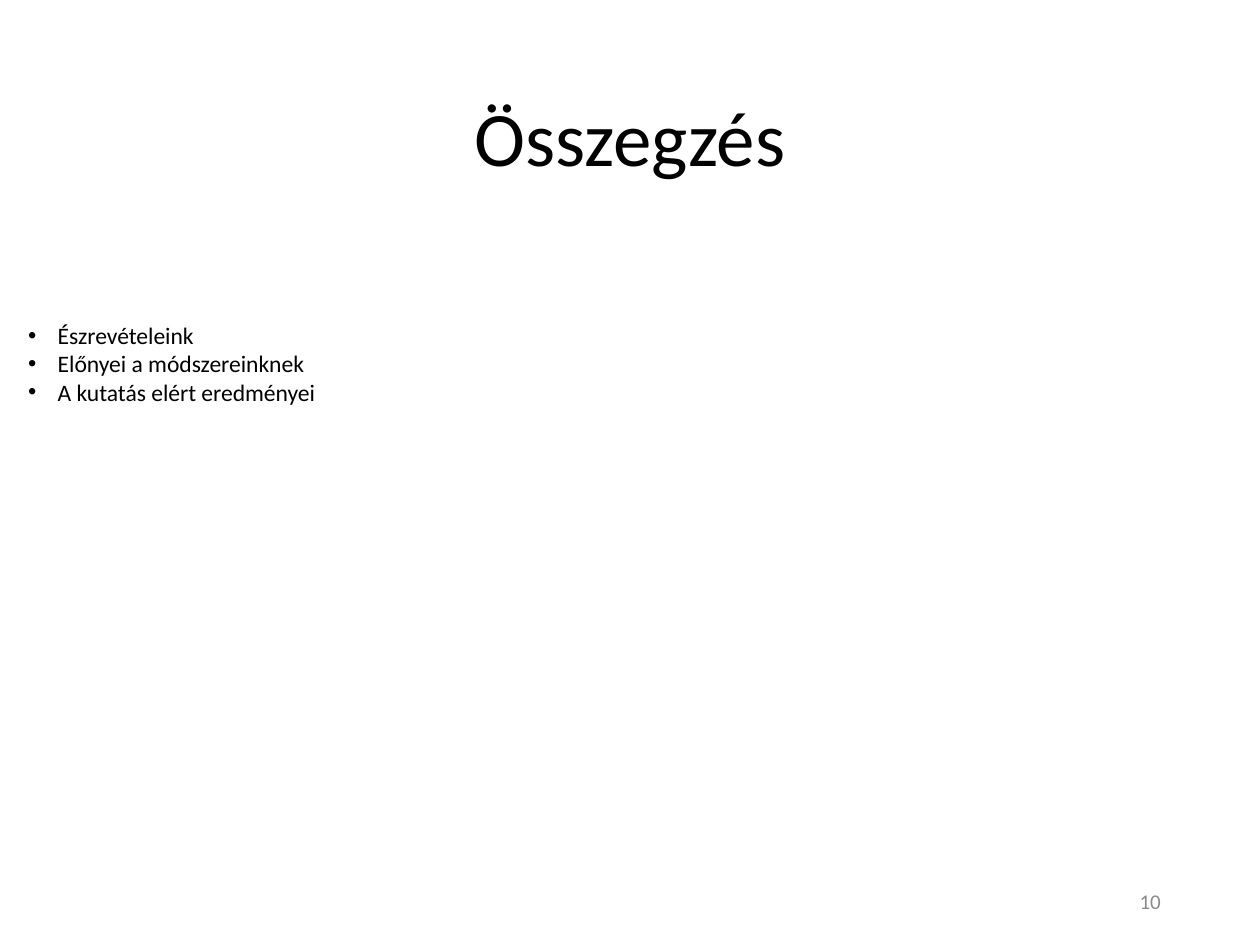
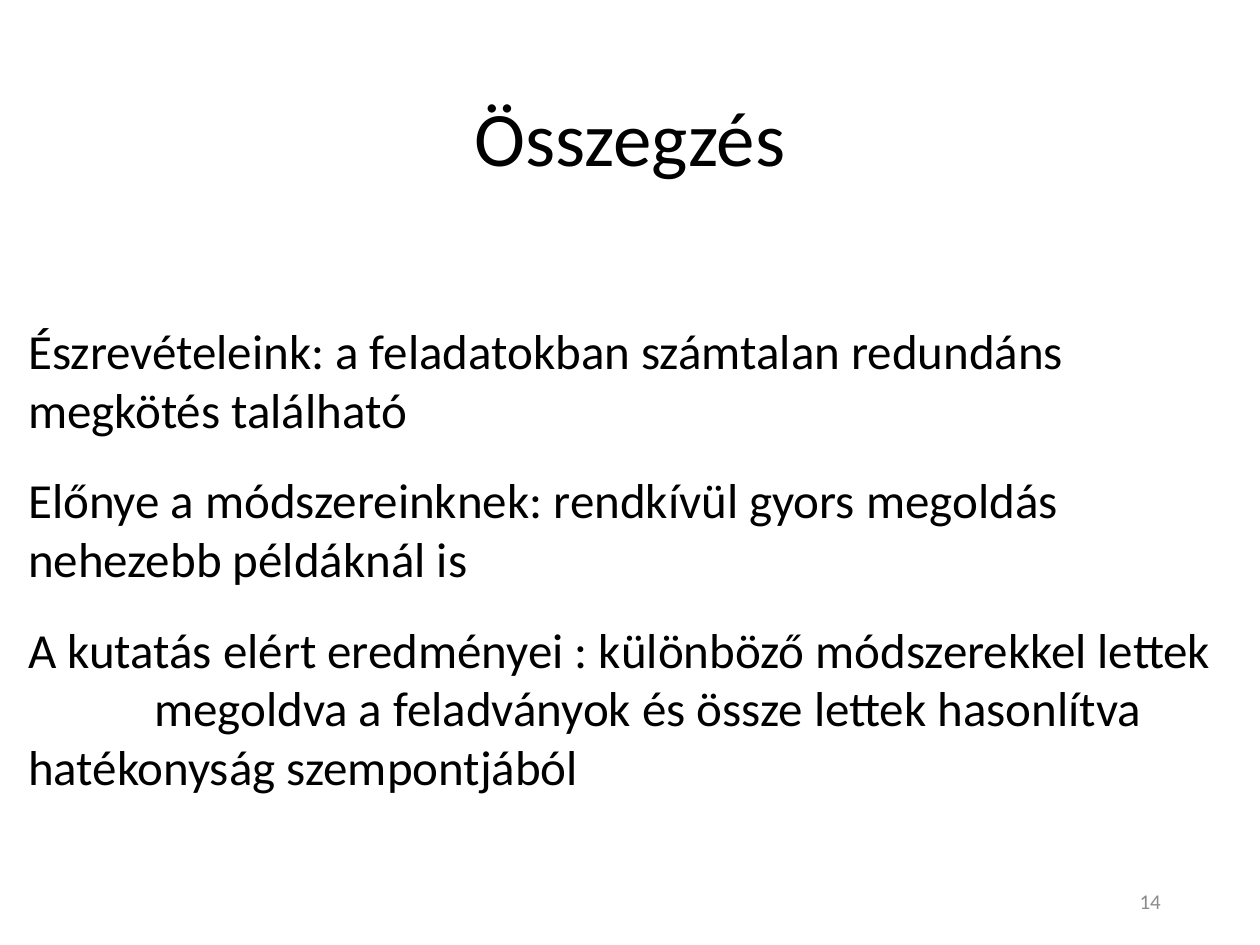
Before and after one commit to Teaching-projects/SZE-Peku221b, a slide deck: slide 14 of CP_Dolgozat/Előadás/Logikai feladványok megoldása korlátprogramozással.pptx (slide 10 before the commit). Drawn at 1260x945 pixels with LibreOffice and Linux fonts; fonts in the diff are those of the drawing. Boxes give left, top, right and bottom in pixels: in the first picture for what was removed or moved away, otherwise in the second. Text is boxed around its words. In the diff, an @@ line names an element or a change of style, - is before the commit and + after.

```diff
--- a/CP_Dolgozat/Előadás/Logikai feladványok megoldása korlátprogramozással.pptx
+++ b/CP_Dolgozat/Előadás/Logikai feladványok megoldása korlátprogramozással.pptx
@@ text at box(28, 329, 1210, 794): text changed; size 13.5 to 28 pt @@
-• Észrevételeink
-• Előnyei a módszereinknek
-• A kutatás elért eredményei
+Észrevételeink: a feladatokban számtalan redundáns megkötés található
+Előnye a módszereinknek: rendkívül gyors megoldás nehezebb példáknál is
+A kutatás elért eredményei : különböző módszerekkel lettek megoldva a feladványok és össze lettek hasonlítva hatékonyság szempontjából
@@ page number at box(1140, 895, 1161, 909): text changed @@
-10
+14
```
Also in this commit, not shown: 3 other slides changed, 8 slides added, 4 slides removed.
